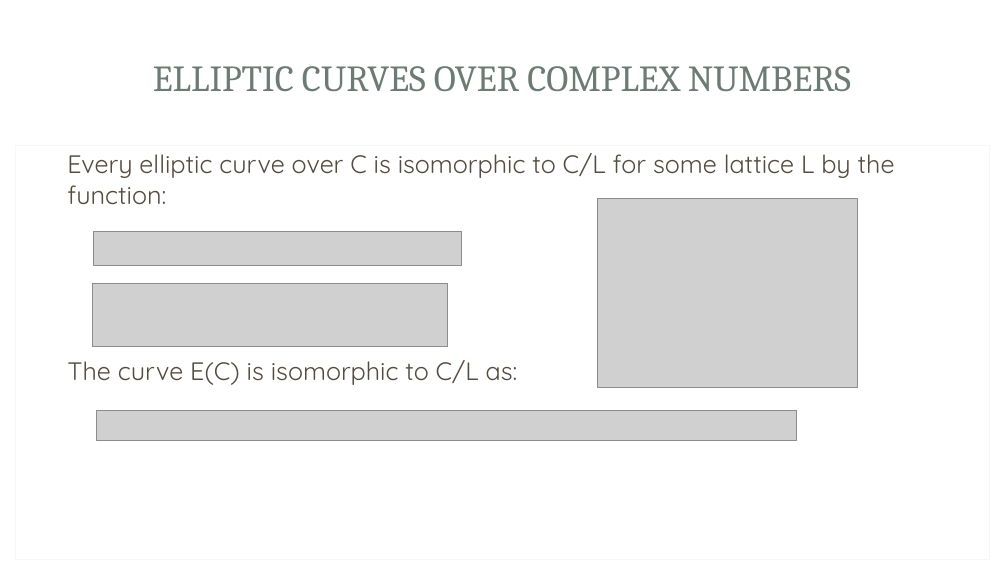
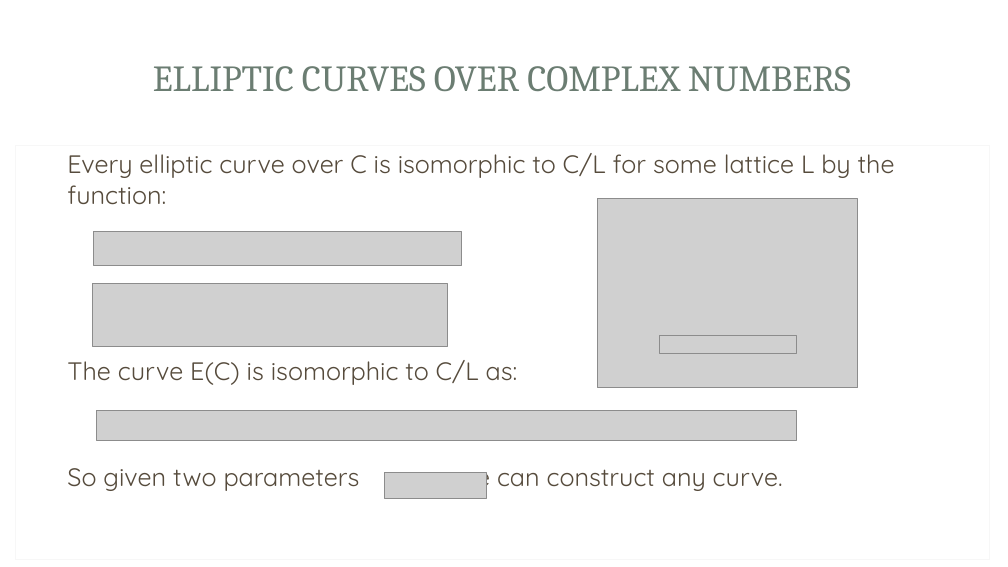
Before and after one commit to Srizzle/CS276-Project-Writeup, a slide deck: slide 9 of Presentation.ppt.pptx. Drawn at 1008x567 pixels with LibreOffice and Linux fonts; fonts in the diff are those of the drawing; grey boxes stand for pictures; background and template pictures are left out. Boxes give left, top, right and bottom in pixels: in the first picture for what was removed or moved away, otherwise in the second. Text is boxed around its words. In the diff, an @@ line names an element or a change of style, - is before the commit and + after.

```diff
--- a/Presentation.ppt.pptx
+++ b/Presentation.ppt.pptx
@@ picture added at <box>659,336,797,353</box> @@
@@ text at <box>67,459,783,492</box>: paragraph added @@
+So given two parameters , we can construct any curve.
@@ picture added at <box>385,472,486,498</box> @@
```
Also in this commit, not shown: 2 other slides changed, 4 other files.
